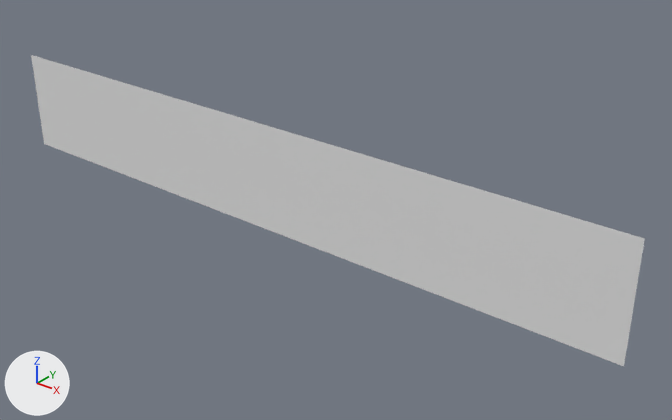
Before and after pictures for a commit that changed the OBJ model Assets/Tiled2Unity/Meshes/PrologueRedux.obj.
One viewpoint serves both versions: a 50 mm lens placed at (1426.0, -4337.0, 2235.0), pointed at (-2224.0, 225.0, -594.0). The axes (+X, +Y, +Z) are drawn at lower left. The lights are the same throughout. Where no turn or scale is listed for an object, it has been applied to the vertices.

The scene before the commit, as lines of its bpy script (objects in view):
```python
me_prologueredux = bpy.data.meshes.new('PrologueRedux')
me_prologueredux.from_pydata(...)  # 16983 vertices, 16600 faces; spans x -5312.0..0.0, y 0.0, z -800.0..0.0
ob_prologueredux = bpy.data.objects.new('PrologueRedux', me_prologueredux)
ob_prologueredux.location = (0.0, 0.0, 0.0)
```
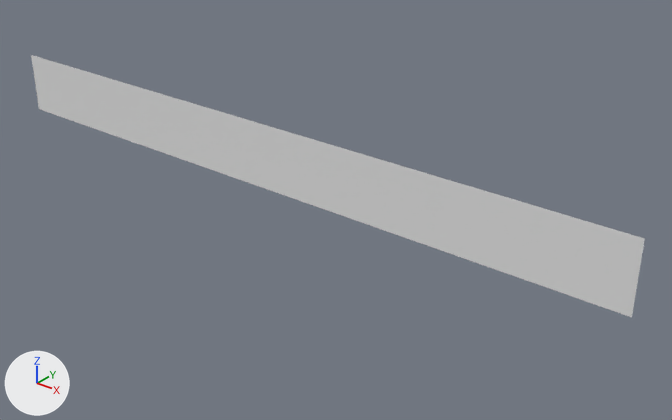
Commit message: Polish prologue.

Changed parts and their boxes [x1, y1, x2, y2] in the pictures (672 x 420 px):
'PrologueRedux', reshaped (16% shorter): before [31, 55, 645, 366]; after [31, 55, 645, 317]
part 1 of me_prologueredux, deleted: before [39, 109, 632, 366]

The change, as a list of edits to the scene's bpy script:
```text
Change me_prologueredux:
    used by ob_prologueredux; location = (0.0, 0.0, 0.0)
    remove me_prologueredux.from_pydata(...)  # 16983 vertices, 16600 faces; spans x -5312.0..0.0, y 0.0, z -800.0..0.0
    add me_prologueredux.from_pydata(...)  # 10323 vertices, 9960 faces; spans x -5312.0..0.0, y 0.0, z -480.0..0.0
    me_prologueredux part 1: 6660 vertices removed from x -5312.0..0.0, y 0.0, z -800.0..-496.0
```
